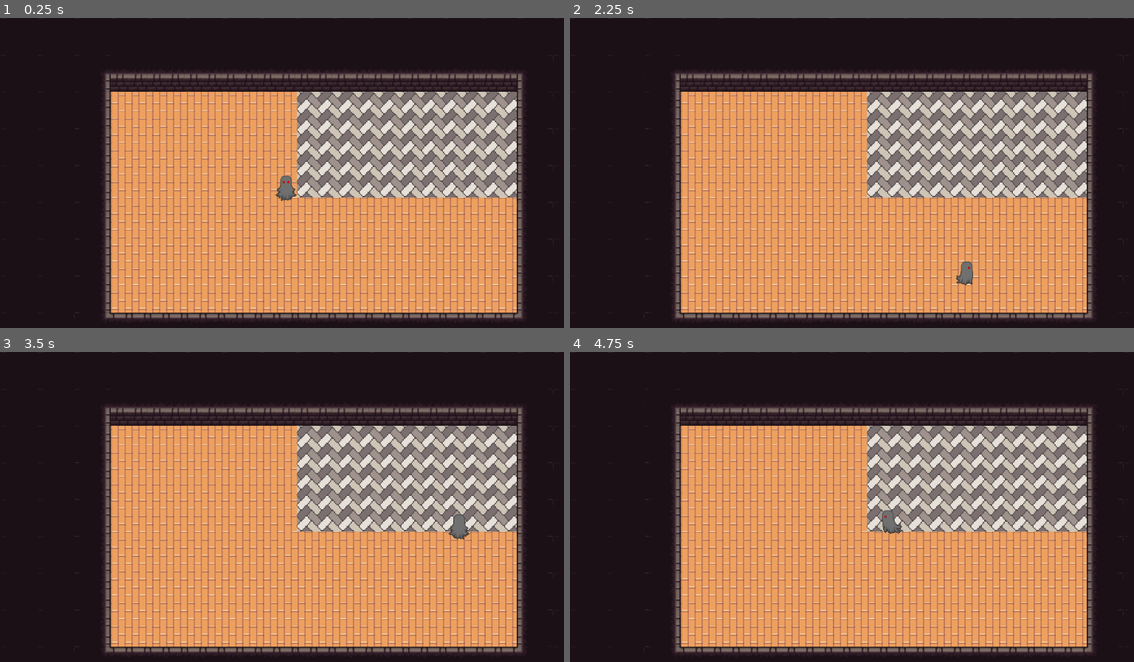
Above: before the commit, frames 1-4 (two rows, left to right).
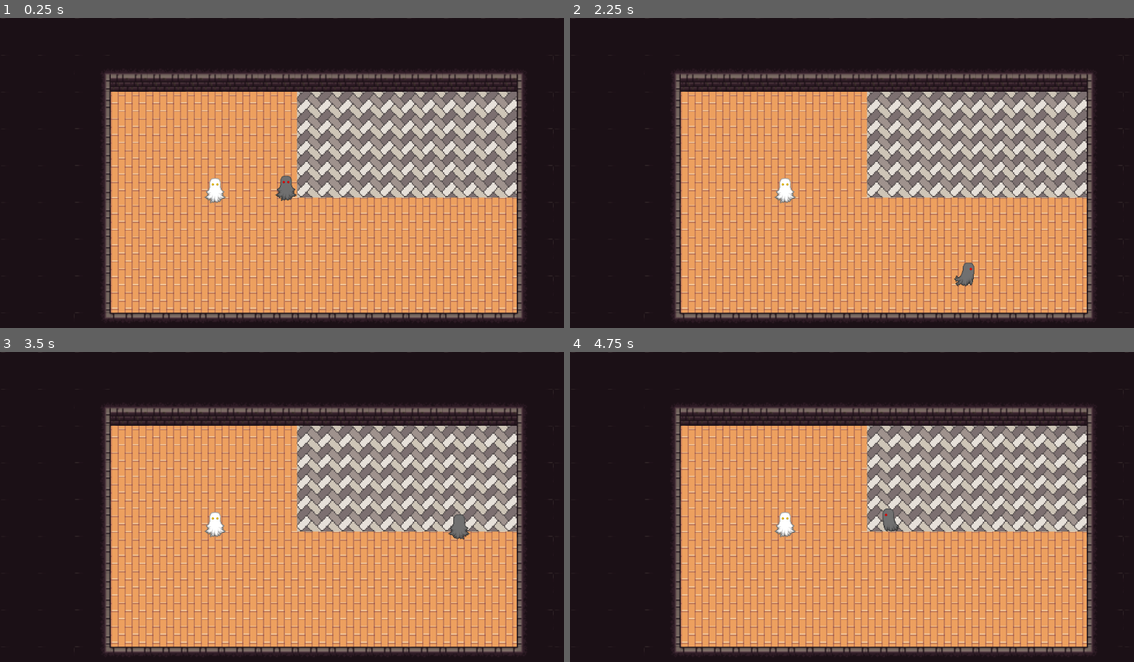
Above: after the commit, the same moments.

Repository: ikylios/GPC2022
Game: Godot game, scene res://Main.tscn
Two runs of this game, one before a commit and one after it. Both use one fixed random seed, a clock stepped at 60 frames per second and the inputs below.
Inputs:
- Up to frame 1 (0.25 s): no input
- Up to frame 2 (2.25 s): tap Enter (ui_accept) at 0.5, 0.6, 0.77, 1.07, 1.35, 1.52, 1.82, 2.1 s; hold D (move_right) 0.53-1.28 s; hold S (move_down) 1.28-2.03 s; hold D (move_right) from 2.03 s (still down)
- Up to frame 3 (3.5 s): release D (move_right) at 2.78 s; hold W (move_up) from 2.78 s (still down); tap Enter (ui_accept) at 2.85, 3.02, 3.32 s
- Up to frame 4 (4.75 s): release W (move_up) at 3.53 s; hold A (move_left) from 3.53 s (still down); tap Enter (ui_accept) at 3.6, 3.77, 4.07, 4.35, 4.52 s

The runs differ from the first frame. In frame 1, 0.2% of the frame differs, in the area x 36-41%, y 51-60%; in frame 2, 0.3%, in the area x 36-72%, y 51-87%; in frame 3, 0.2%; in frame 4, 0.3%.

Commit message:
customer detects player presence

Diff:
--- /dev/null
+++ b/src/Ghost_NPC.gd
@@ -0,0 +1,26 @@
+extends Area2D
+
+var speed = 200 # How fast the player will move (pixels/sec).
+var screen_size
+var order
+var interactable = false
+
+var order_list = ["spydäri"]
+
+func _ready():
+	screen_size = get_viewport_rect().size
+	order = generate_order()
+	$AnimatedSprite.play("idle")
+
+
+func _process(_delta):
+	$AnimatedSprite.playing = interactable
+
+func generate_order():
+	return order_list[0]
+
+func _on_Ghost_NPC_body_entered(body):
+	interactable = true
+
+func _on_Ghost_NPC_body_exited(body):
+	interactable = false
--- /dev/null
+++ b/src/Ghost_NPC.tscn
@@ -0,0 +1,98 @@
+[gd_scene load_steps=16 format=2]
+
+[ext_resource path="res://assets/ghosts_sheet.png" type="Texture" id=1]
+[ext_resource path="res://Ghost_NPC.gd" type="Script" id=2]
+
+[sub_resource type="AtlasTexture" id=1]
+flags = 4
+atlas = ExtResource( 1 )
+region = Rect2( 0, 144, 48, 48 )
+
+[sub_resource type="AtlasTexture" id=2]
+flags = 4
+atlas = ExtResource( 1 )
+region = Rect2( 48, 144, 48, 48 )
+
+[sub_resource type="AtlasTexture" id=3]
+flags = 4
+atlas = ExtResource( 1 )
+region = Rect2( 96, 144, 48, 48 )
+
+[sub_resource type="AtlasTexture" id=4]
+flags = 4
+atlas = ExtResource( 1 )
+region = Rect2( 0, 0, 48, 48 )
+
+[sub_resource type="AtlasTexture" id=5]
+flags = 4
+atlas = ExtResource( 1 )
+region = Rect2( 48, 0, 48, 48 )
+
+[sub_resource type="AtlasTexture" id=6]
+flags = 4
+atlas = ExtResource( 1 )
+region = Rect2( 0, 48, 48, 48 )
+
+[sub_resource type="AtlasTexture" id=7]
+flags = 4
+atlas = ExtResource( 1 )
+region = Rect2( 48, 48, 48, 48 )
+
+[sub_resource type="AtlasTexture" id=8]
+flags = 4
+atlas = ExtResource( 1 )
+region = Rect2( 96, 48, 48, 48 )
+
+[sub_resource type="AtlasTexture" id=9]
+flags = 4
+atlas = ExtResource( 1 )
+region = Rect2( 0, 0, 48, 48 )
+
+[sub_resource type="AtlasTexture" id=10]
+flags = 4
+atlas = ExtResource( 1 )
+region = Rect2( 48, 0, 48, 48 )
+
+[sub_resource type="AtlasTexture" id=11]
+flags = 4
+atlas = ExtResource( 1 )
+region = Rect2( 96, 0, 48, 48 )
+
+[sub_resource type="SpriteFrames" id=12]
+animations = [ {
+"frames": [ SubResource( 1 ), SubResource( 2 ), SubResource( 3 ) ],
+"loop": true,
+"name": "up",
+"speed": 5.0
+}, {
+"frames": [ SubResource( 4 ), SubResource( 5 ) ],
+"loop": true,
+"name": "idle",
+"speed": 2.0
+}, {
+"frames": [ SubResource( 6 ), SubResource( 7 ), SubResource( 8 ) ],
+"loop": true,
+"name": "side",
+"speed": 5.0
+}, {
+"frames": [ SubResource( 9 ), SubResource( 10 ), SubResource( 11 ) ],
+"loop": true,
+"name": "down",
+"speed": 5.0
+} ]
+
+[sub_resource type="CapsuleShape2D" id=13]
+radius = 36.0
+
+[node name="Ghost_NPC" type="Area2D"]
+script = ExtResource( 2 )
+
+[node name="AnimatedSprite" type="AnimatedSprite" parent="."]
+frames = SubResource( 12 )
+animation = "idle"
+
+[node name="CollisionShape2D2" type="CollisionShape2D" parent="."]
+shape = SubResource( 13 )
+
+[connection signal="body_entered" from="." to="." method="_on_Ghost_NPC_body_entered"]
+[connection signal="body_exited" from="." to="." method="_on_Ghost_NPC_body_exited"]
--- a/src/Main.gd
+++ b/src/Main.gd
@@ -1,16 +1,34 @@
 extends Node
 
+onready var interactableObject = null
 
-# Declare member variables here. Examples:
-# var a = 2
-# var b = "text"
+#func _process(_delta):
+#    if interactableObject != null:
+#        if Input.is_action_just_pressed("ui_accept"):
+#            interact()
+
+#func interact():
+#	$HUD.display_dialog(get_node(interactableObject).get_dialog())
+#    pause tässä estää sen, että main aktivoi interact() -metodia samalla kun hud tekee dialogia loppuun
+#    get_tree().paused = true
+
+#func unpause():
+#    get_tree().paused = false
+
+#func _on_HUD_dialogue_done():
+#    unpause()
+
+#func _on_Customer_area_entered(area):
+#	print(area.get_overlapping_areas()[0].name)
+#    interactableObject = area.get_overlapping_areas()[0].name
+
+#func _on_NPC_area_exited(_area):
+#    interactableObject = null
 
 
-# Called when the node enters the scene tree for the first time.
-#func _ready():
+#func _on_Ghost_NPC_area_entered(area):
+#	print("entered area of ", area.get_overlapping_areas()[0].name)
 
 
-
-# Called every frame. 'delta' is the elapsed time since the previous frame.
-#func _process(delta):
-	#pass
+#func _on_Ghost_NPC_area_exited(area):
+#	pass # Replace with function body.
--- a/src/Main.tscn
+++ b/src/Main.tscn
@@ -1,10 +1,11 @@
-[gd_scene load_steps=20 format=2]
+[gd_scene load_steps=21 format=2]
 
 [ext_resource path="res://Player.tscn" type="PackedScene" id=1]
 [ext_resource path="res://assets/floor/floor1.png" type="Texture" id=2]
 [ext_resource path="res://Main.gd" type="Script" id=3]
 [ext_resource path="res://assets/floor/slab5.png" type="Texture" id=4]
 [ext_resource path="res://assets/wall/0f6a29db-2521-4e60-899f-1795dfa4906e.png" type="Texture" id=5]
+[ext_resource path="res://Ghost_NPC.tscn" type="PackedScene" id=6]
 
 [sub_resource type="ConvexPolygonShape2D" id=26]
 points = PoolVector2Array( 32, 32, 0, 32, 0, 0, 32, 0 )
@@ -176,5 +177,8 @@
 format = 1
 tile_data = PoolIntArray( -1, 0, 262146, -65536, 0, 327682, -65535, 0, 327682, -65534, 0, 327682, -65533, 0, 327682, -6 …(2278 unchanged characters)…
 
+[node name="Ghost_NPC" parent="." instance=ExtResource( 6 )]
+position = Vector2( 373, 298 )
+
 [node name="Player" parent="." instance=ExtResource( 1 )]
 position = Vector2( 496, 294 )
--- a/src/Player.gd
+++ b/src/Player.gd
@@ -7,9 +7,12 @@
 	screen_size = get_viewport_rect().size
 
 func _physics_process(delta):
-
 	var x_input = Input.get_action_strength("move_right") - Input.get_action_strength("move_left")
 	var y_input = Input.get_action_strength("move_down") - Input.get_action_strength("move_up")
+
+#	var collision = move_and_collide(Vector2(x_input, y_input)*3)
+#	if collision:
+#		print("I collided with ", collision.collider.name)
 
 	move_and_slide(Vector2(x_input, y_input)*speed)
 
--- a/src/Player.tscn
+++ b/src/Player.tscn
@@ -63,7 +63,7 @@
 "frames": [ SubResource( 5 ), SubResource( 6 ), SubResource( 7 ) ],
 "loop": true,
 "name": "side",
-"speed": 5.5
+"speed": 5.0
 }, {
 "frames": [ SubResource( 11 ), SubResource( 12 ), SubResource( 13 ) ],
 "loop": true,
